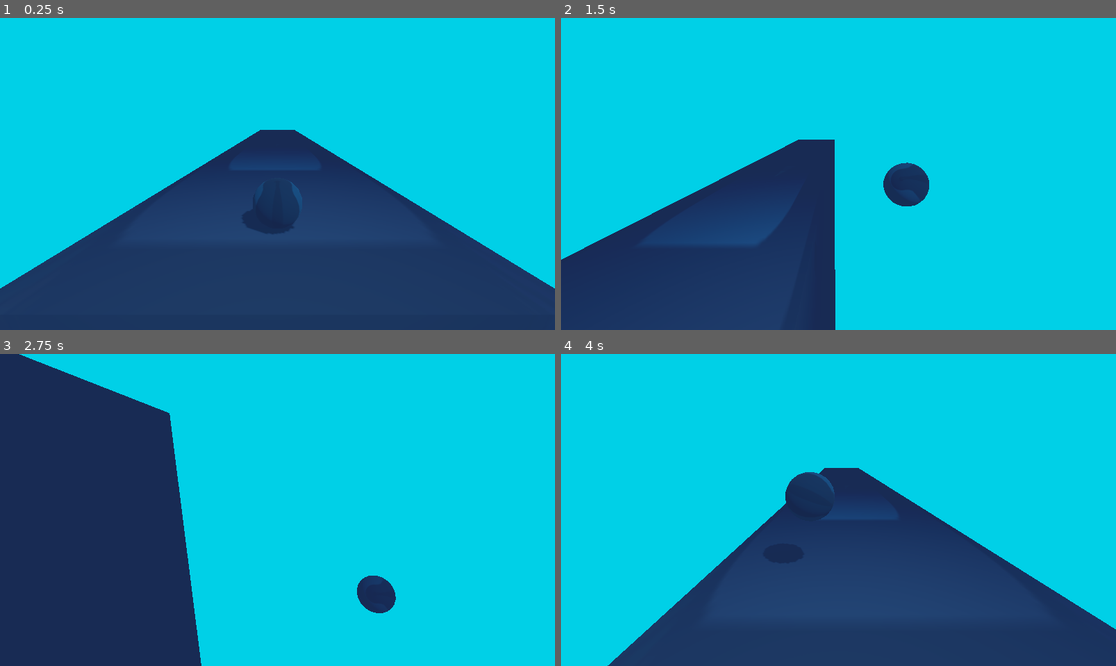
Above: before the commit, frames 1-4 (two rows, left to right).
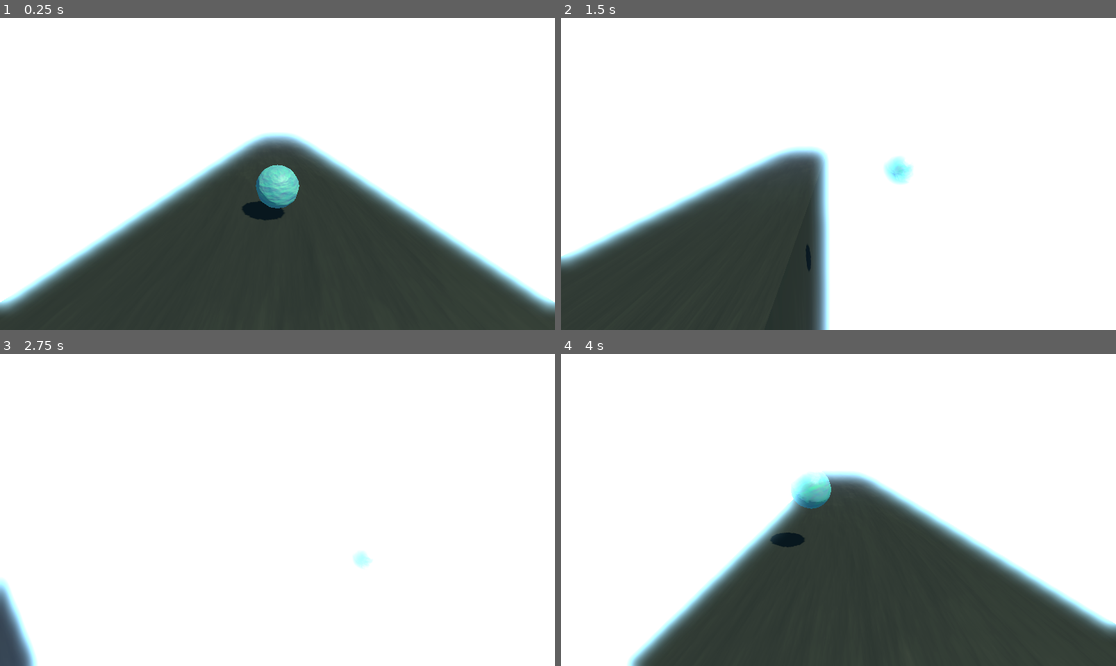
Above: after the commit, the same moments.

Repository: keatonfreed/GodotSlope
Game: Godot game, scene res://scenes/main.tscn
Two runs of this game, one before a commit and one after it. Both use one fixed random seed, a clock stepped at 60 frames per second and the inputs below. The engine's default icon, where the game draws it, is replaced by a stand-in: a white triangle on a blue panel in a dark square.
Inputs:
- Up to frame 1 (0.25 s): no input
- Up to frame 2 (1.5 s): hold D (RightMove) 0.53-1.28 s; tap Space (Jump) at 0.77 s; hold S (BackMove) from 1.28 s (still down)
- Up to frame 3 (2.75 s): tap Space (Jump) at 1.52 s; release S (BackMove) at 2.03 s; hold D (RightMove) from 2.03 s (still down)
- Up to frame 4 (4 s): release D (RightMove) at 2.78 s; hold W (ForwardMove) 2.78-3.53 s; tap Space (Jump) at 3.02, 3.77 s; hold A (LeftMove) from 3.53 s (still down)

The runs differ from the first frame. In frame 1, 100% of the frame differs, in the area x 0-100%, y 0-100%; in frame 2, 100%; in frame 3, 100%; in frame 4, 100%.

Commit message:
still fixing slope phys

Diff:
--- a/scenes/main.tscn
+++ b/scenes/main.tscn
@@ -1,56 +1,27 @@
-[gd_scene load_steps=7 format=3 uid="uid://c6royrla4ony2"]
+[gd_scene load_steps=6 format=3 uid="uid://c6royrla4ony2"]
 
 [ext_resource type="PackedScene" uid="uid://d1kvv48505hsb" path="res://scenes/player.tscn" id="1_tergn"]
 [ext_resource type="Script" path="res://scripts/deathzone.gd" id="2_gr8ie"]
 [ext_resource type="PackedScene" uid="uid://d2wxvdtt5ekue" path="res://scenes/ramp.tscn" id="3_ullax"]
 
-[sub_resource type="CylinderShape3D" id="CylinderShape3D_qv182"]
-height = 3.0
-radius = 4.0
-
 [sub_resource type="Environment" id="Environment_nl3g5"]
 background_mode = 1
-background_color = Color(0, 0.815686, 0.905882, 1)
+background_color = Color(0.513726, 0.764706, 0.894118, 1)
 ambient_light_color = Color(0.694118, 0.717647, 0.921569, 1)
+glow_enabled = true
 fog_enabled = true
-fog_light_color = Color(0.0961496, 0.167399, 0.330373, 1)
+fog_mode = 1
+fog_light_color = Color(0.3332, 0.44302, 0.68, 1)
+fog_light_energy = 2.0
 fog_density = 0.3
 
 [sub_resource type="BoxShape3D" id="BoxShape3D_utgrl"]
 
 [node name="Node3D" type="Node3D"]
 
-[node name="StaticBody3D" type="StaticBody3D" parent="."]
-transform = Transform3D(1, 0, 0, 0, 1, 0, 0, 0, 1, 0, -18.3986, 0)
-visible = false
-
-[node name="CollisionShape3D" type="CollisionShape3D" parent="StaticBody3D"]
-transform = Transform3D(2.38934, 0, 0, 0, 2.23729, 0.838715, 0, -0.838715, 2.23729, -0.0814095, -7.9798, -4.21776)
-shape = SubResource("CylinderShape3D_qv182")
-
-[node name="CSGCylinder3D" type="CSGCylinder3D" parent="StaticBody3D"]
-transform = Transform3D(2.38934, 0, 0, 0, 2.23729, 0.838715, 0, -0.838715, 2.23729, 0, -8.0181, -4.12534)
-radius = 4.0
-height = 3.0
-sides = 16
-
-[node name="StaticBody3D2" type="StaticBody3D" parent="."]
-transform = Transform3D(1, 0, 0, 0, 1, 0, 0, 0, 1, 0, -24.7734, -16.3896)
-visible = false
-
-[node name="CollisionShape3D" type="CollisionShape3D" parent="StaticBody3D2"]
-transform = Transform3D(2.38934, 0, 0, 0, 2.23729, 0.838715, 0, -0.838715, 2.23729, -0.0814095, -7.9798, -4.21776)
-shape = SubResource("CylinderShape3D_qv182")
-
-[node name="CSGCylinder3D" type="CSGCylinder3D" parent="StaticBody3D2"]
-transform = Transform3D(2.38934, 0, 0, 0, 2.23729, 0.838715, 0, -0.838715, 2.23729, -0.00154638, -8.04562, -4.11514)
-radius = 4.0
-height = 3.0
-sides = 16
-
 [node name="DirectionalLight3D" type="DirectionalLight3D" parent="."]
 transform = Transform3D(0.5, -0.75, 0.433013, 0, 0.5, 0.866025, -0.866026, -0.433013, 0.25, 0, 5, 0)
-light_color = Color(0.750881, 0.997707, 1, 1)
+light_color = Color(1, 0.952, 0.68, 1)
 shadow_enabled = true
 shadow_blur = 1.787
 
--- a/scenes/player.tscn
+++ b/scenes/player.tscn
@@ -1,7 +1,6 @@
-[gd_scene load_steps=6 format=3 uid="uid://d1kvv48505hsb"]
+[gd_scene load_steps=8 format=3 uid="uid://d1kvv48505hsb"]
 
 [ext_resource type="Script" path="res://scripts/player.gd" id="1_2mxt0"]
-[ext_resource type="Texture2D" uid="uid://bayjo7stqf7qw" path="res://icon.svg" id="2_7pu4y"]
 
 [sub_resource type="PhysicsMaterial" id="PhysicsMaterial_2haeu"]
 friction = 0.5
@@ -10,14 +9,30 @@
 [sub_resource type="SphereShape3D" id="SphereShape3D_1qq0k"]
 radius = 0.7
 
-[sub_resource type="StandardMaterial3D" id="StandardMaterial3D_t05wh"]
-albedo_color = Color(0, 0.49554, 0.496571, 1)
-albedo_texture = ExtResource("2_7pu4y")
+[sub_resource type="Gradient" id="Gradient_g4tlh"]
+
+[sub_resource type="FastNoiseLite" id="FastNoiseLite_5ufcl"]
+noise_type = 2
+
+[sub_resource type="NoiseTexture2D" id="NoiseTexture2D_ah4bd"]
+in_3d_space = true
+seamless = true
+as_normal_map = true
+color_ramp = SubResource("Gradient_g4tlh")
+noise = SubResource("FastNoiseLite_5ufcl")
+
+[sub_resource type="StandardMaterial3D" id="StandardMaterial3D_yfgi0"]
+albedo_color = Color(0.580302, 0.999906, 0.515242, 1)
+albedo_texture = SubResource("NoiseTexture2D_ah4bd")
+roughness_texture = SubResource("NoiseTexture2D_ah4bd")
+normal_enabled = true
+normal_texture = SubResource("NoiseTexture2D_ah4bd")
 
 [node name="Player" type="RigidBody3D"]
 mass = 100.0
 physics_material_override = SubResource("PhysicsMaterial_2haeu")
 gravity_scale = 2.0
+linear_damp_mode = 1
 angular_damp = 4.0
 script = ExtResource("1_2mxt0")
 
@@ -25,10 +40,9 @@
 shape = SubResource("SphereShape3D_1qq0k")
 
 [node name="CSGSphere3D" type="CSGSphere3D" parent="."]
-material_override = SubResource("StandardMaterial3D_t05wh")
 radius = 0.7
-radial_segments = 24
-rings = 12
+rings = 18
+material = SubResource("StandardMaterial3D_yfgi0")
 
 [node name="CameraRig" type="Marker3D" parent="."]
 
--- a/scenes/ramp.tscn
+++ b/scenes/ramp.tscn
@@ -1,9 +1,23 @@
-[gd_scene load_steps=4 format=3 uid="uid://d2wxvdtt5ekue"]
+[gd_scene load_steps=6 format=3 uid="uid://d2wxvdtt5ekue"]
 
-[ext_resource type="Texture2D" uid="uid://bayjo7stqf7qw" path="res://icon.svg" id="1_m8gdm"]
+[sub_resource type="Gradient" id="Gradient_g4tlh"]
+
+[sub_resource type="FastNoiseLite" id="FastNoiseLite_5ufcl"]
+noise_type = 2
+
+[sub_resource type="NoiseTexture2D" id="NoiseTexture2D_ah4bd"]
+in_3d_space = true
+seamless = true
+as_normal_map = true
+color_ramp = SubResource("Gradient_g4tlh")
+noise = SubResource("FastNoiseLite_5ufcl")
 
 [sub_resource type="StandardMaterial3D" id="StandardMaterial3D_bxke3"]
-albedo_texture = ExtResource("1_m8gdm")
+albedo_color = Color(0.171039, 0.171039, 0.171039, 1)
+metallic = 0.2
+roughness_texture = SubResource("NoiseTexture2D_ah4bd")
+normal_enabled = true
+normal_texture = SubResource("NoiseTexture2D_ah4bd")
 
 [sub_resource type="BoxShape3D" id="BoxShape3D_sa6wi"]
 size = Vector3(10, 500, 60)
--- a/scripts/player.gd
+++ b/scripts/player.gd
@@ -37,6 +37,9 @@
 		#angular_velocity.z = -200000*delta
 	#angular_velocity.z = sign(angular_velocity.z) * min(abs(angular_velocity.z),max_speed)
 
+	#apply_central_force(Vector3(0,-20,0))
+	apply_central_impulse(Vector3(0,0,-8))
+	#angular_velocity.x += -1
 	var is_on_floor = $FloorCheck.is_colliding()
 	var now_time = Time.get_ticks_msec()
 	if Input.is_action_just_pressed("Jump") and is_on_floor and now_time - last_jumped > 1000:
